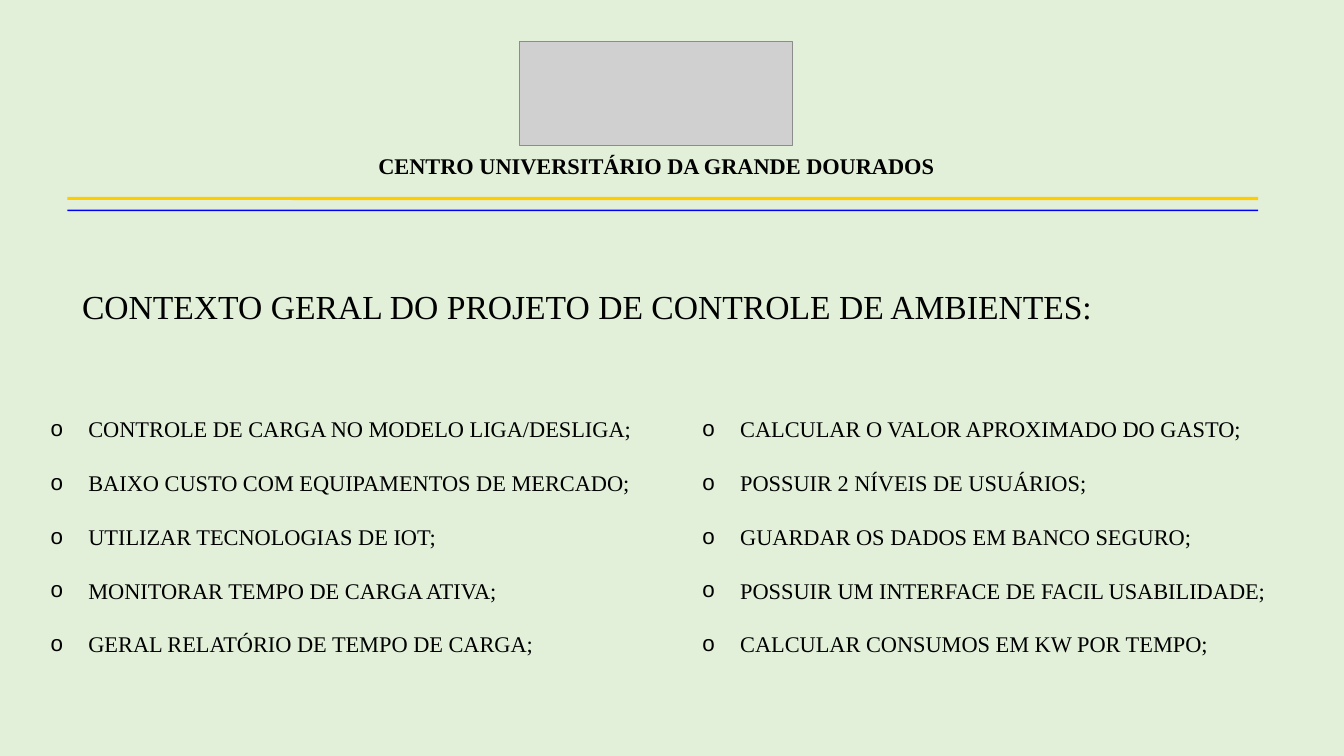
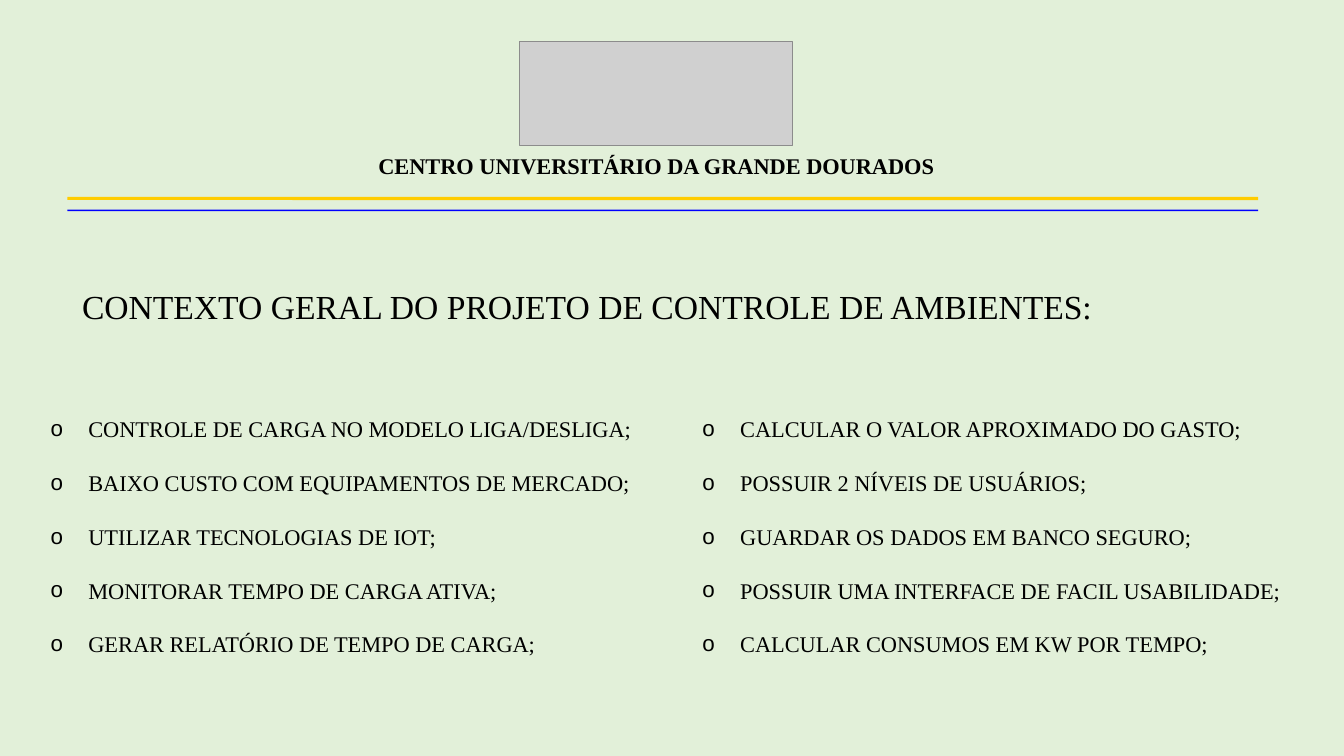
Before and after one commit to RobsonNiai/ControleAmbientes, a slide deck: slide 2 of Documentos/Apresentação.pptx. Drawn at 1344x756 pixels with LibreOffice and Linux fonts; fonts in the diff are those of the drawing; grey boxes stand for pictures. Boxes give left, top, right and bottom in pixels: in the first picture for what was removed or moved away, otherwise in the second. Text is boxed around its words. In the diff, an @@ line names an element or a change of style, - is before the commit and + after.

Commit message:
12/12/2021 => Correcao portugues no PPT

```diff
--- a/Documentos/Apresentação.pptx
+++ b/Documentos/Apresentação.pptx
@@ text at (740,584,1280,602): text changed @@
-o POSSUIR UM INTERFACE DE FACIL USABILIDADE;
+o POSSUIR UMA INTERFACE DE FACIL USABILIDADE;
@@ text at (88,635,535,655): text changed @@
-o GERAL RELATÓRIO DE TEMPO DE CARGA;
+o GERAR RELATÓRIO DE TEMPO DE CARGA;
```
Also in this commit, not shown: 1 other file.
